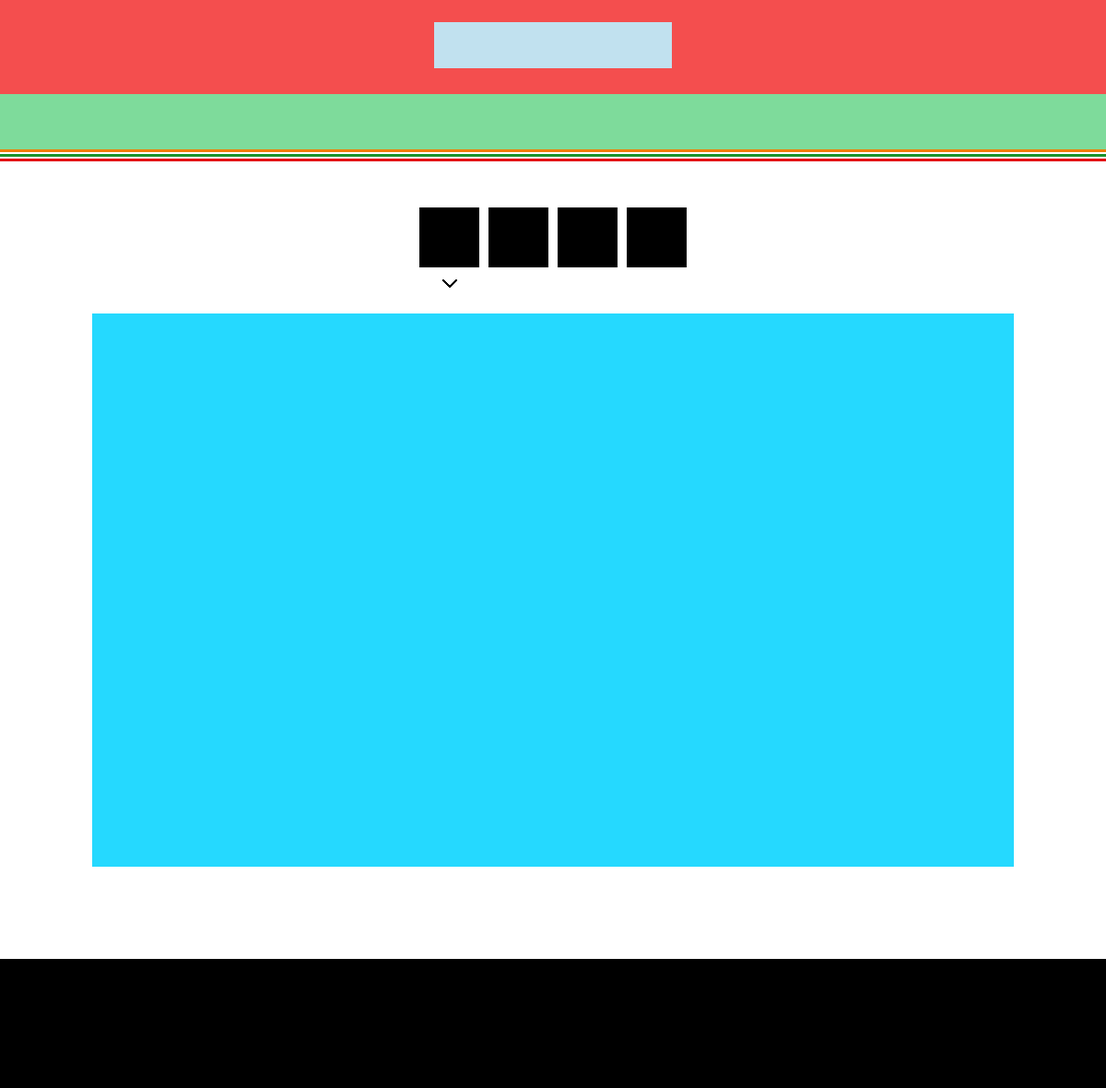
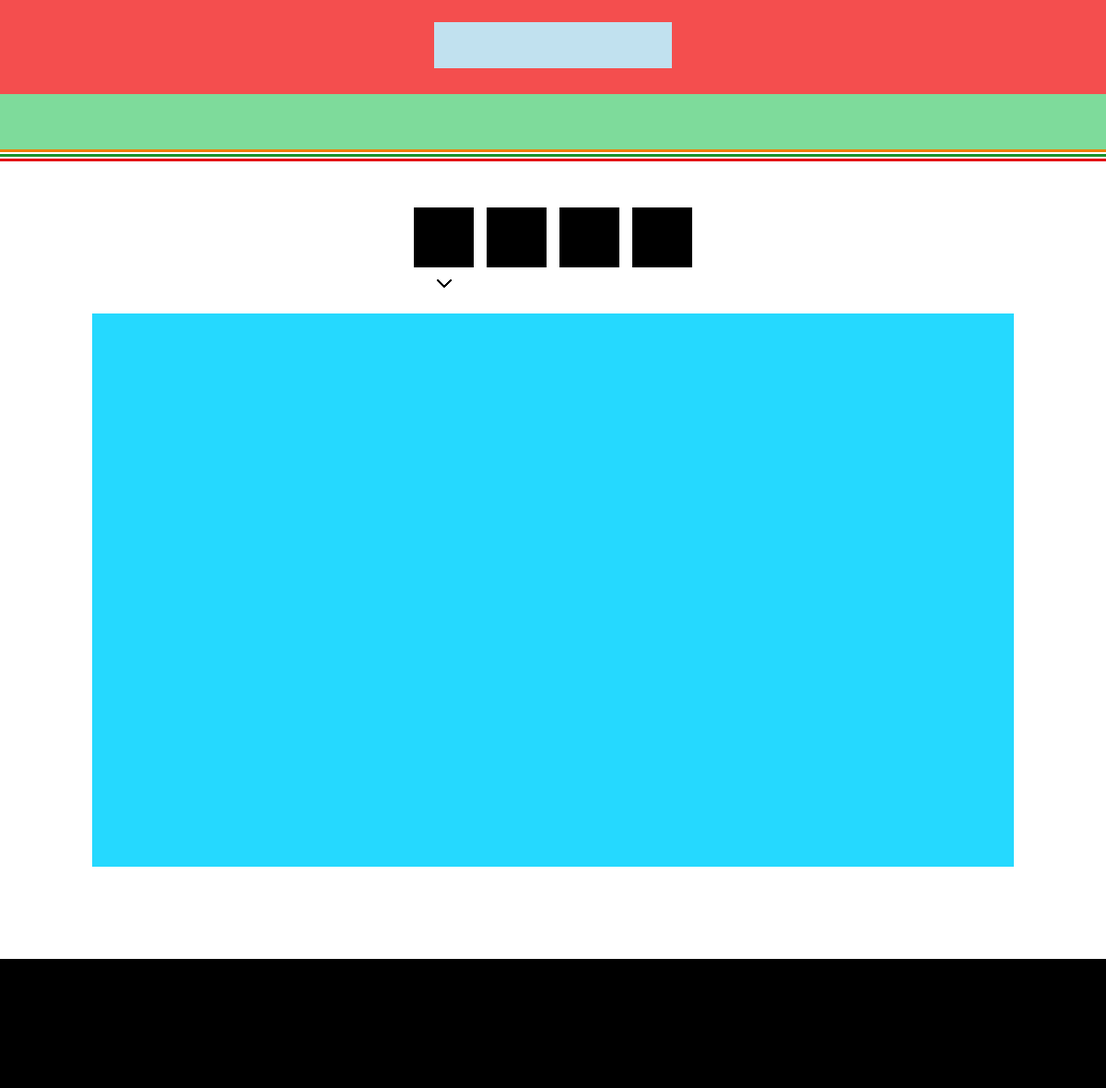
Layer changes from the first (1106, 1088) image to the second:
painted on "container_icon" over <box>413,207,693,288</box>
